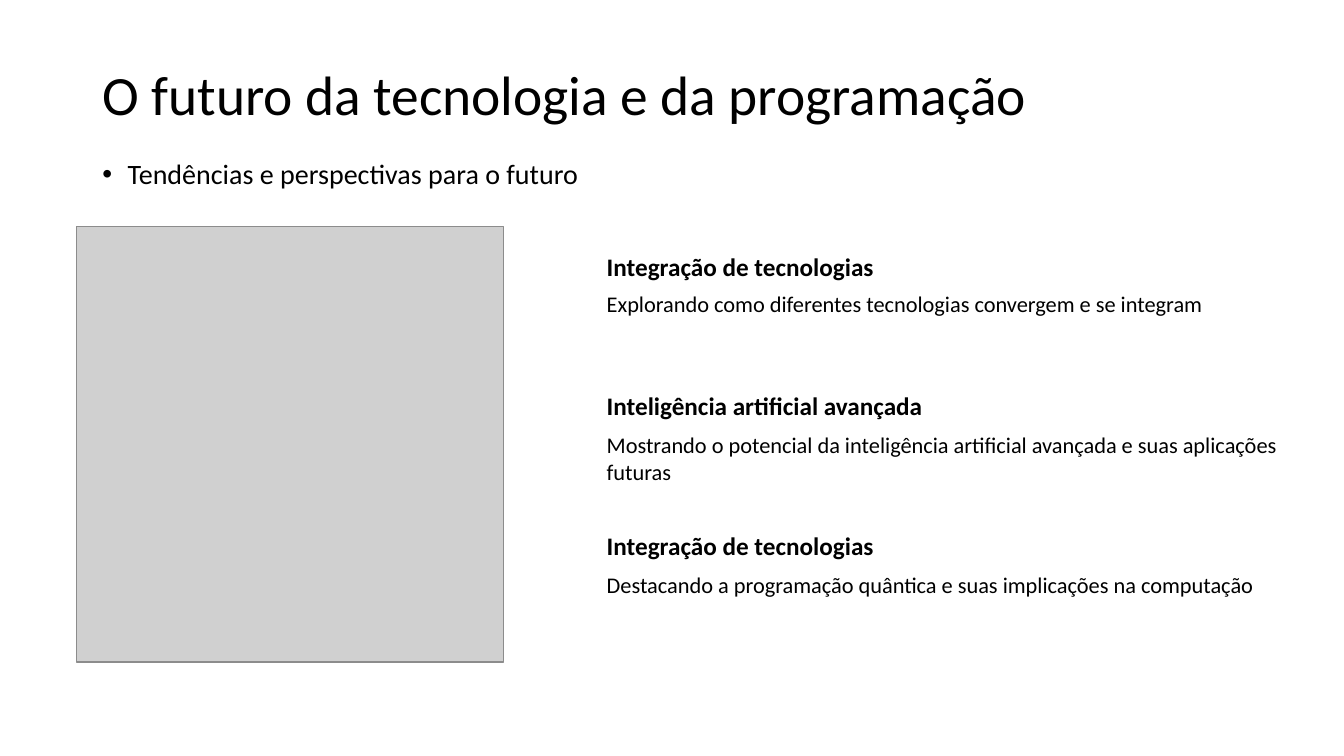
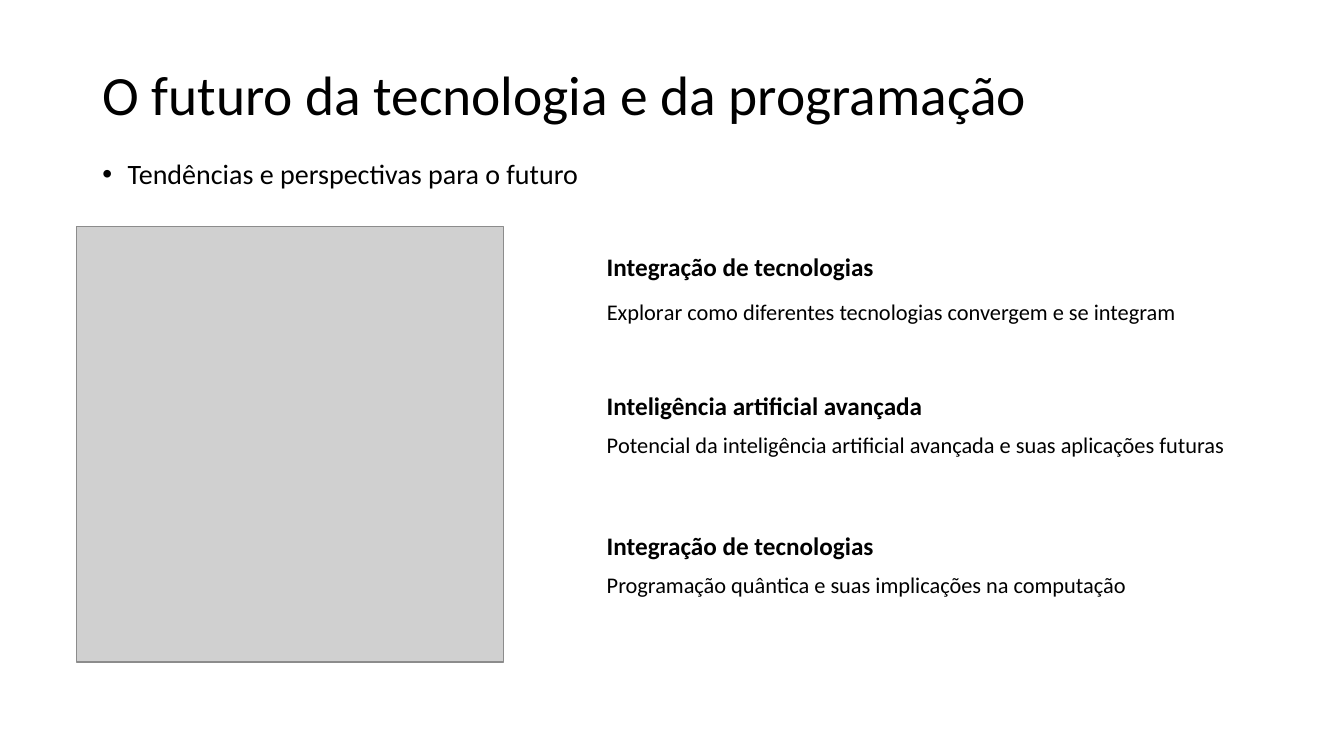
Before and after one commit to E-Mello/PS_Aulas, a slide deck: slide 34 of Evolução_da_Tecnologia_com_a_Programação_Introdução.pptx (slide 15 before the commit). Drawn at 1344x756 pixels with LibreOffice and Linux fonts; fonts in the diff are those of the drawing; grey boxes stand for pictures; background and template pictures are left out. Boxes give left, top, right and bottom in pixels: in the first picture for what was removed or moved away, otherwise in the second. Text is boxed around its words. In the diff, an @@ line names an element or a change of style, - is before the commit and + after.

```diff
--- a/Evolução_da_Tecnologia_com_a_Programação_Introdução.pptx
+++ b/Evolução_da_Tecnologia_com_a_Programação_Introdução.pptx
@@ text at <box>607,304,1175,324</box>: text changed @@
-Explorando como diferentes tecnologias convergem e se integram
+Explorar como diferentes tecnologias convergem e se integram
@@ text at <box>607,437,1224,457</box>: text changed @@
-Mostrando o potencial da inteligência artificial avançada e suas aplicações futuras
+Potencial da inteligência artificial avançada e suas aplicações futuras
@@ text at <box>607,577,1126,597</box>: text changed @@
-Destacando a programação quântica e suas implicações na computação
+Programação quântica e suas implicações na computação
```
Also in this commit, not shown: 14 other slides changed, 24 slides added, 5 other files.
